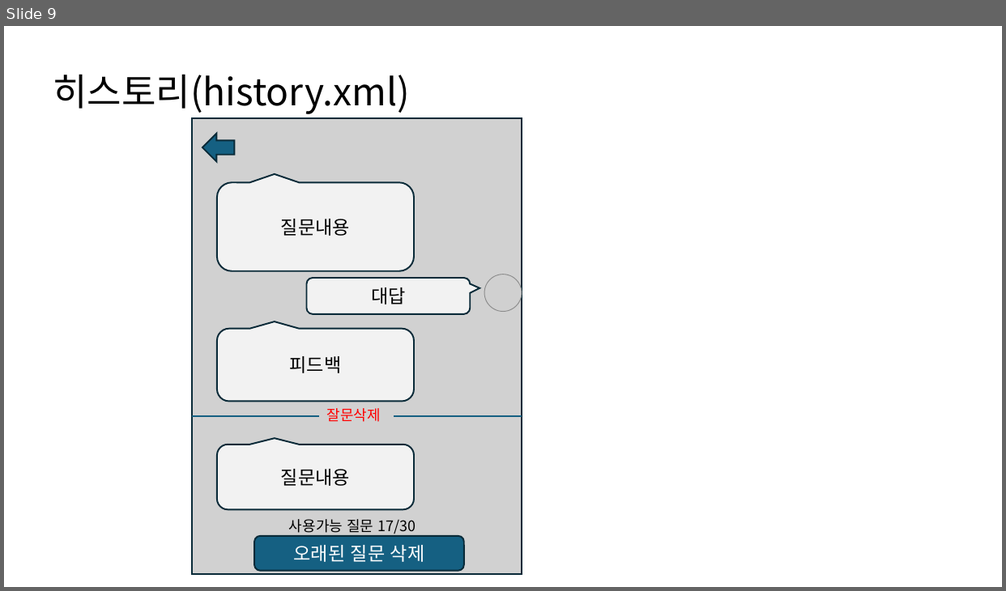
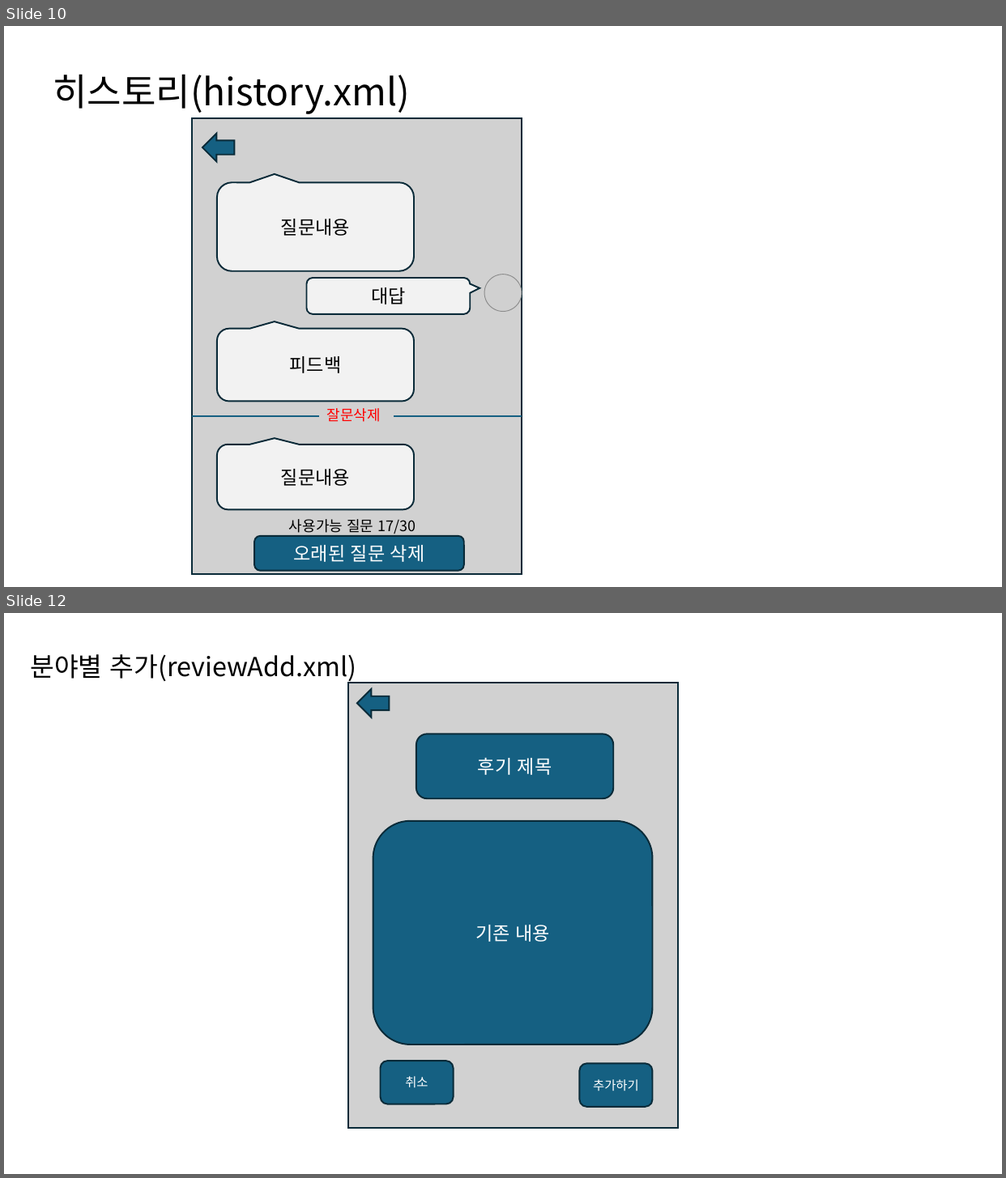
Before and after one commit to KIMSMING/AICO, a slide deck: 설계서/에코 화면 설계서0401.pptx. Shown one above the other, each under a label of ours: slide 9 before the commit, slides 10 and 12 after it; the slides between them are not shown. The pictures are 1006x591 and 1006x1178 pixels, drawn with LibreOffice and Linux fonts; fonts in the diff are those of the drawing; grey boxes stand for pictures. Boxes give left, top, right and bottom in pixels: in the first picture for what was removed or moved away, otherwise in the second. Text is boxed around its words. In the diff, an @@ line names an element or a change of style, - is before the commit and + after.

```diff
--- a/설계서/에코 화면 설계서0401.pptx
+++ b/설계서/에코 화면 설계서0401.pptx
@@ slide 12 added at [4, 613, 1002, 1174], background #FFFFFF @@
@@ title added at [30, 654, 357, 683], 25.2 pt, text #000000 @@
+분야별 추가(reviewAdd.xml)
@@ rectangle added at [348, 683, 679, 1128], fill #D1D1D1, outline #092A39 1.5 pt @@
@@ left arrow added at [357, 689, 390, 717], fill #156082, outline #092A39 1.5 pt @@
@@ rounded rectangle added at [416, 735, 613, 798], fill #156082, outline #092A39 1.5 pt, 18 pt, text #FFFFFF @@
+후기 제목
@@ rounded rectangle added at [373, 821, 652, 1045], fill #156082, outline #092A39 1.5 pt, 18 pt, text #FFFFFF @@
+기존 내용
@@ rounded rectangle added at [381, 1062, 454, 1105], fill #156082, outline #092A39 1.5 pt, 12 pt, text #FFFFFF @@
+취소
@@ rounded rectangle added at [580, 1063, 652, 1107], fill #156082, outline #092A39 1.5 pt, 12 pt, text #FFFFFF @@
+추가하기
@@ what was slide 9 is now slide 10 @@
```
Also in this commit, not shown: 2 slides changed, 4 other slides added.
